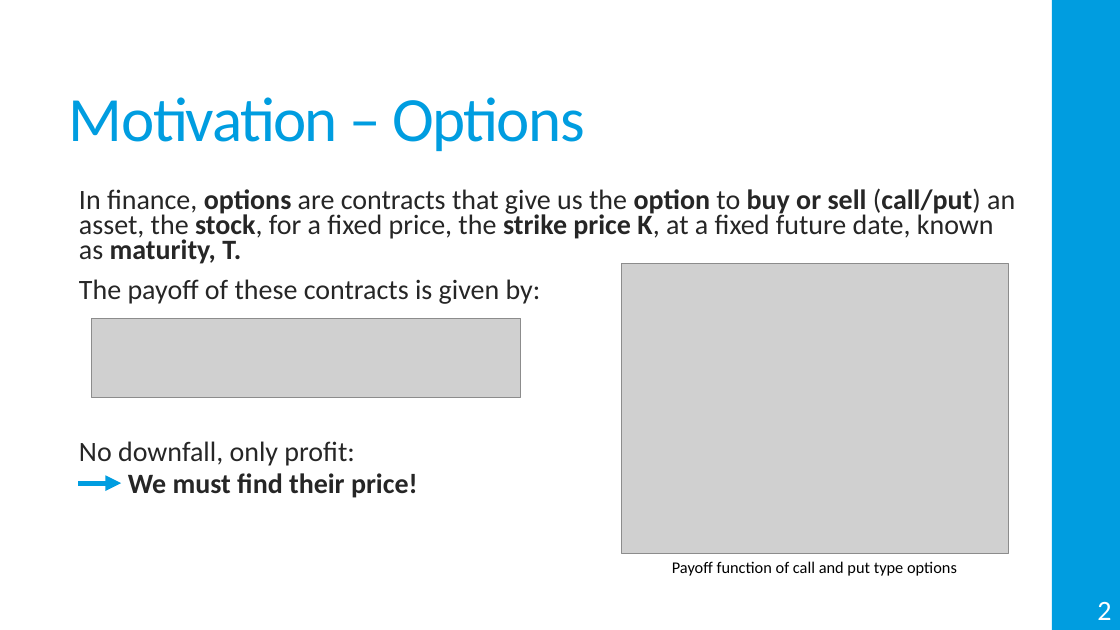
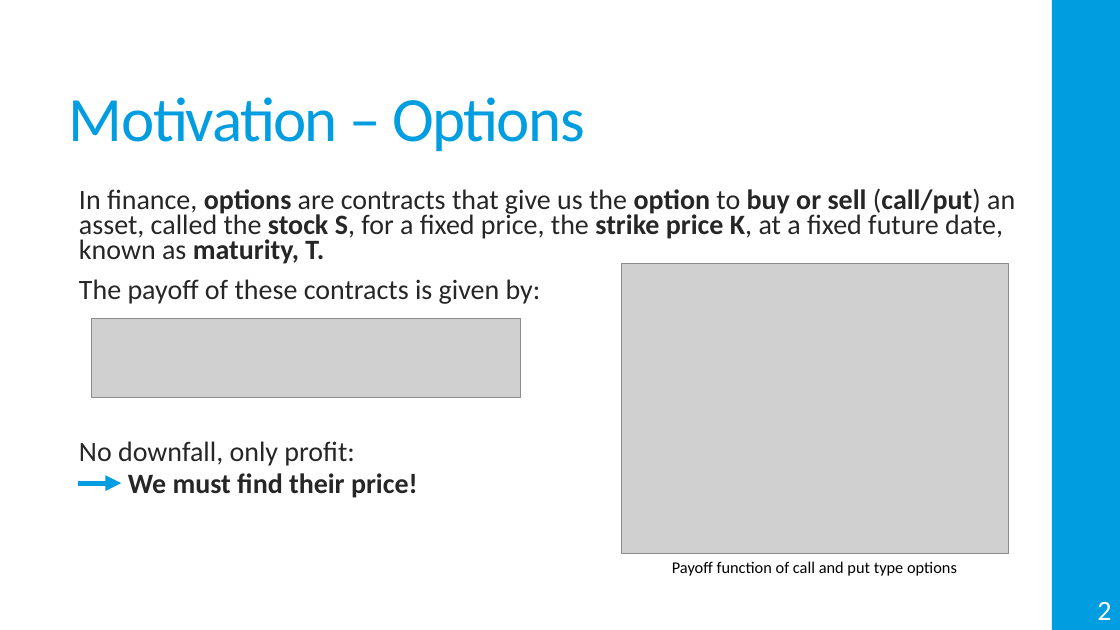
Before and after one commit to Miguel-Ribeiro-IST/Thesis, a slide deck: slide 3 of Presentation.pptx. Drawn at 1120x630 pixels with LibreOffice and Linux fonts; fonts in the diff are those of the drawing; grey boxes stand for pictures. Boxes give left, top, right and bottom in pixels: in the first picture for what was removed or moved away, otherwise in the second. Text is boxed around its words. In the diff, an @@ line names an element or a change of style, - is before the commit and + after.

```diff
--- a/Presentation.pptx
+++ b/Presentation.pptx
@@ text at [79, 188, 1015, 264]: text changed @@
-  In finance, options are contracts that give us the option to buy or sell (call/put) an asset, the stock, for a fixed price, the strike price K, at a fixed future date, known as maturity, T.
+  In finance, options are contracts that give us the option to buy or sell (call/put) an asset, called the stock S, for a fixed price, the strike price K, at a fixed future date, known as maturity, T.
```
Also in this commit, not shown: 11 other slides changed, 14 slides added, 5 other files.
